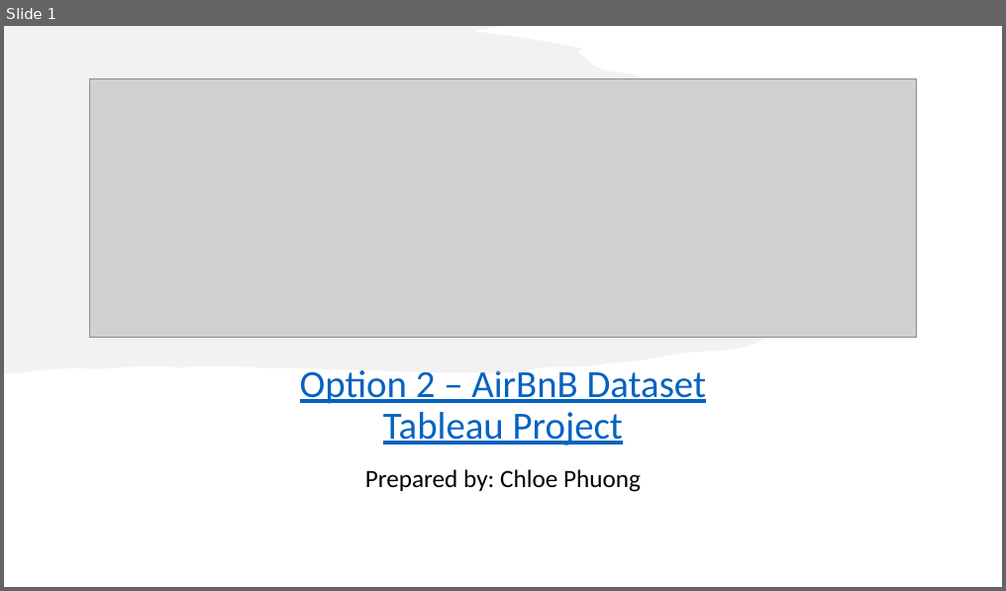
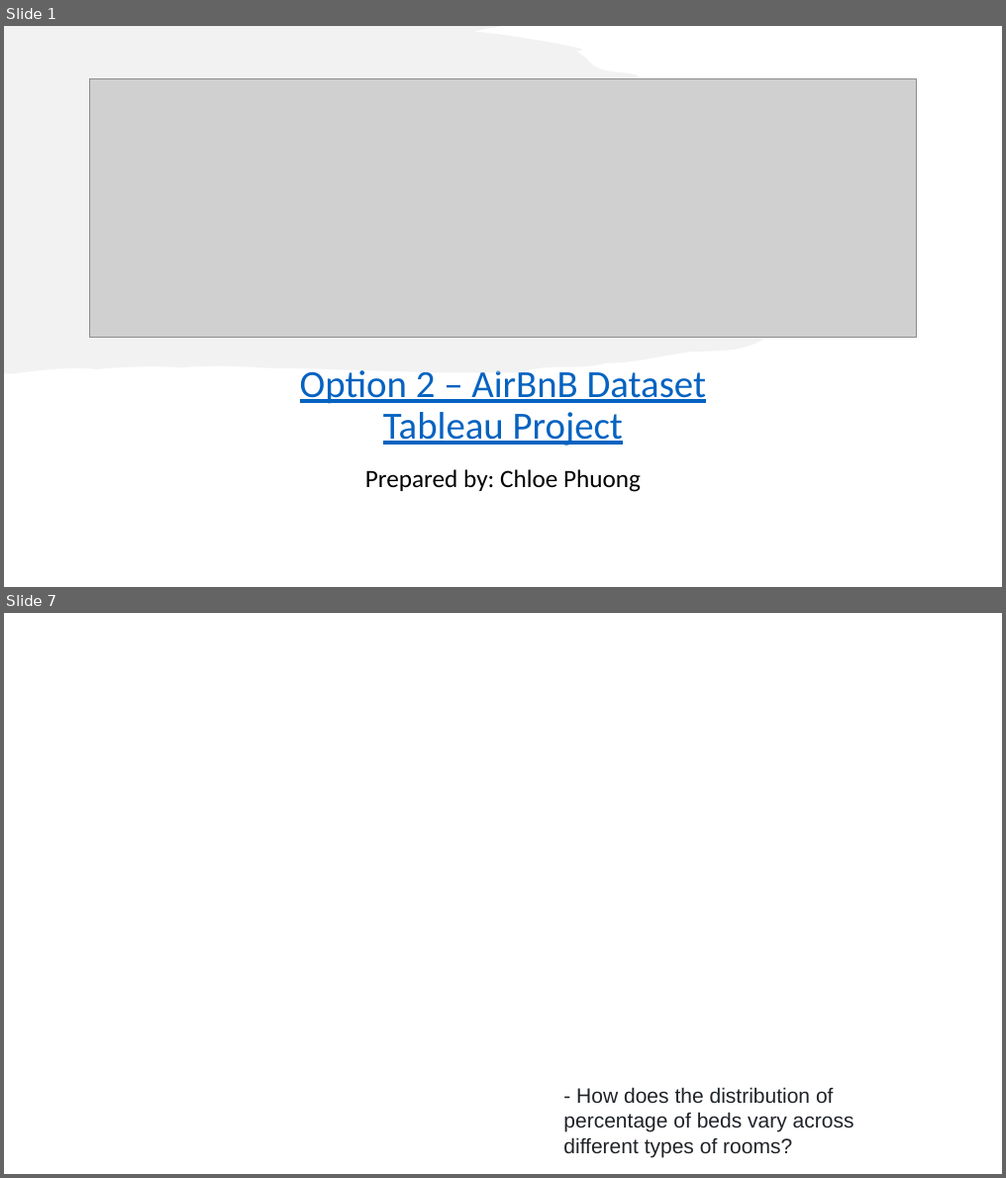
Before and after one commit to chloephuong/LHL-Final-Project-Tableau, a slide deck: Tableau Presentation File - Option 2 - AirBnB Dataset - Chloe Phuong.pptx. Shown one above the other, each under a label of ours: slide 1 before the commit, slides 1 and 7 after it; the slides between them are not shown. The pictures are 1006x591 and 1006x1178 pixels, drawn with LibreOffice and Linux fonts; fonts in the diff are those of the drawing; grey boxes stand for pictures; background and template pictures are left out. Boxes give left, top, right and bottom in pixels: in the first picture for what was removed or moved away, otherwise in the second. Text is boxed around its words. In the diff, an @@ line names an element or a change of style, - is before the commit and + after.

```diff
--- a/Tableau Presentation File - Option 2 - AirBnB Dataset - Chloe Phuong.pptx
+++ b/Tableau Presentation File - Option 2 - AirBnB Dataset - Chloe Phuong.pptx
@@ slide 7 added at [4,613,1002,1174], background picture (left out) @@
@@ text added at [563,1087,854,1157], 20 pt, text #1F2328 @@
+- How does the distribution of percentage of beds vary across different types of rooms?
```
Also in this commit, not shown: 6 other slides added, 5 slides removed.
